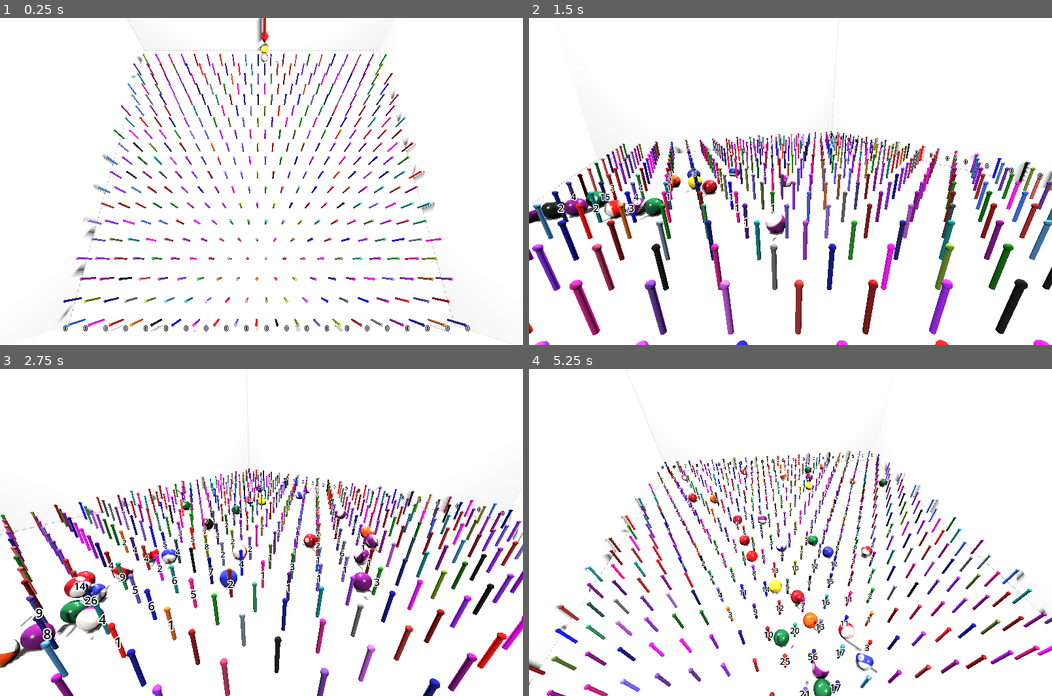
Above: before the commit, frames 1-4 (two rows, left to right).
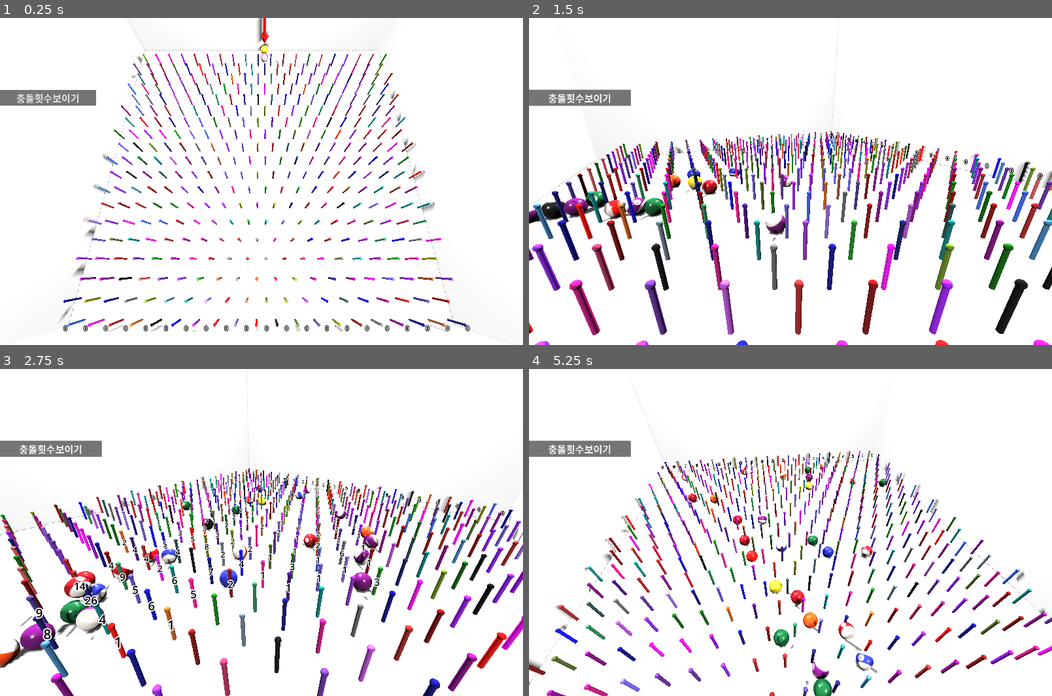
Above: after the commit, the same moments.

Repository: kasworld/gd4pinball
Game: Godot game, scene res://main.tscn
The game is run twice, just before and just after one commit, with the same random seed, the same clock (stepped at 60 frames per second) and the same inputs.
Inputs (mouse positions are in pixels of both pictures, inside the frame that each line leads up to):
- Up to frame 1 (0.25 s): no input
- Up to frame 2 (1.5 s): click (576, 96) at 0.5 s, where only the run after the commit has a clickable "충돌횟수보이기"; tap Enter at 1.25 s; move the mouse to (905, 165) at 1.27 s; hold Right from 1.28 s (still down); tap 1 at 1.35 s; click (905, 165) at 1.42 s
- Up to frame 3 (2.75 s): move the mouse to (156, 548) at 2.02 s; release Right at 2.03 s; hold Left from 2.03 s (still down); tap 1 at 2.1 s
- Up to frame 4 (5.25 s): move the mouse to (842, 460) at 2.77 s; release Left at 2.78 s; hold Right 2.78-4.28 s; tap Enter at 2.85, 5.1 s; tap 1 at 3.05, 3.6, 4.35 s; move the mouse to (764, 597) at 3.52 s; click (764, 597) at 3.67 s; move the mouse to (947, 581) at 4.27 s; hold Left from 4.28 s (still down); move the mouse to (633, 483) at 5.02 s

The runs differ from the first frame. In frame 1, 0.9% of the frame differs, in the area x 0-19%, y 22-27%; in frame 2, 1.3%; in frame 3, 0.9%; in frame 4, 2.2%, in the area x 0-70%, y 21-100%.

Commit message:
충돌횟수보이기

Diff:
--- a/bar.gd
+++ b/bar.gd
@@ -34,3 +34,6 @@
 	position = default_pos + Vector3(randfn(0.0, 0.01), 0 , randfn(0.0, 0.01))
 	collision_count += 1
 	$Label3DCollisionCount.text = "%s" % collision_count
+
+func show_collision_count(b :bool) -> void:
+	$Label3DCollisionCount.visible = b
--- a/main.gd
+++ b/main.gd
@@ -97,6 +97,7 @@
 	KEY_ENTER:_on_카메라변경_pressed,
 	KEY_LEFT: _on_왼쪽이동_pressed,
 	KEY_RIGHT: _on_오른쪽이동_pressed,
+	KEY_1: _on_충돌횟수보이기_pressed,
 }
 func _unhandled_input(event: InputEvent) -> void:
 	if event is InputEventKey and event.pressed:
@@ -121,3 +122,9 @@
 
 func _on_timer공추가_timeout() -> void:
 	add_ball()
+
+var 충돌횟수보이기 := true
+func _on_충돌횟수보이기_pressed() -> void:
+	충돌횟수보이기 = not 충돌횟수보이기
+	for n in $BarContainer.get_children():
+		n.show_collision_count(충돌횟수보이기)
--- a/main.tscn
+++ b/main.tscn
@@ -39,6 +39,10 @@
 [node name="LabelPerformance" type="Label" parent="왼쪽패널"]
 layout_mode = 2
 
+[node name="충돌횟수보이기" type="Button" parent="왼쪽패널"]
+layout_mode = 2
+text = "충돌횟수보이기"
+
 [node name="WallContainer" type="Node3D" parent="."]
 
 [node name="WallBottom" parent="WallContainer" instance=ExtResource("3_h2yge")]
@@ -70,4 +74,5 @@
 [node name="Arrow3D" parent="." instance=ExtResource("3_1bvp3")]
 transform = Transform3D(1, 0, 0, 0, -1, 8.74228e-08, 0, -8.74228e-08, -1, 0, 0, 0)
 
+[connection signal="pressed" from="왼쪽패널/충돌횟수보이기" to="." method="_on_충돌횟수보이기_pressed"]
 [connection signal="timeout" from="Timer공추가" to="." method="_on_timer공추가_timeout"]
